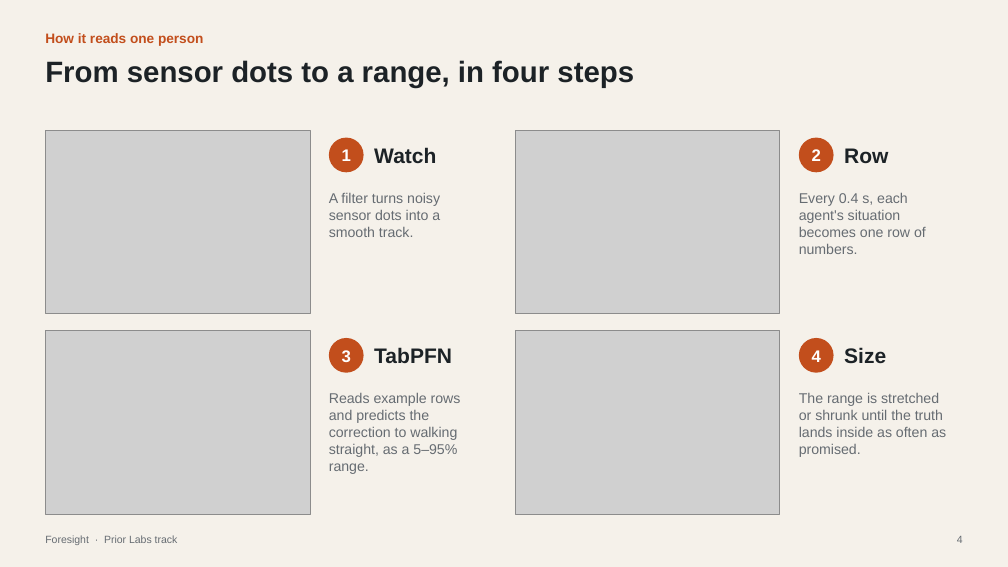
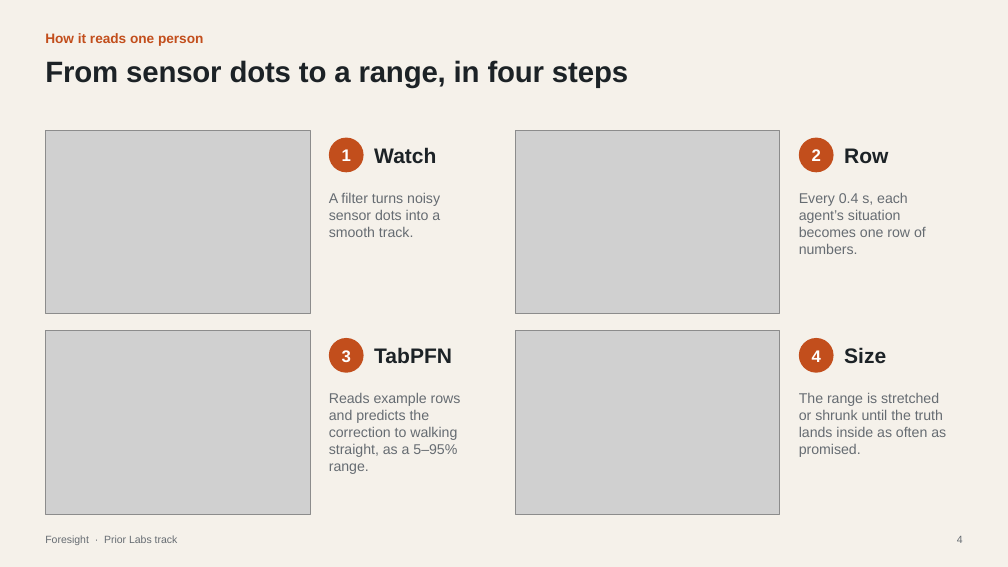
Before and after one commit to shiinalight/Foresight, a slide deck: slide 4 of deck/Foresight_finalist_static.pptx. Drawn at 1008x567 pixels with LibreOffice and Linux fonts; fonts in the diff are those of the drawing; grey boxes stand for pictures. Boxes give left, top, right and bottom in pixels: in the first picture for what was removed or moved away, otherwise in the second. Text is boxed around its words. In the diff, an @@ line names an element or a change of style, - is before the commit and + after.

```diff
--- a/deck/Foresight_finalist_static.pptx
+++ b/deck/Foresight_finalist_static.pptx
@@ text "From sensor dots to a ..." at bbox=[45, 60, 628, 88]: letter spacing 0 to -0.1 pt @@
@@ text at bbox=[799, 193, 926, 254]: text changed @@
-Every 0.4 s, each agent's situation becomes one row of numbers.
+Every 0.4 s, each agent’s situation becomes one row of numbers.
```
Also in this commit, not shown: 21 other slides changed, 1 slide added, 15 other files.
